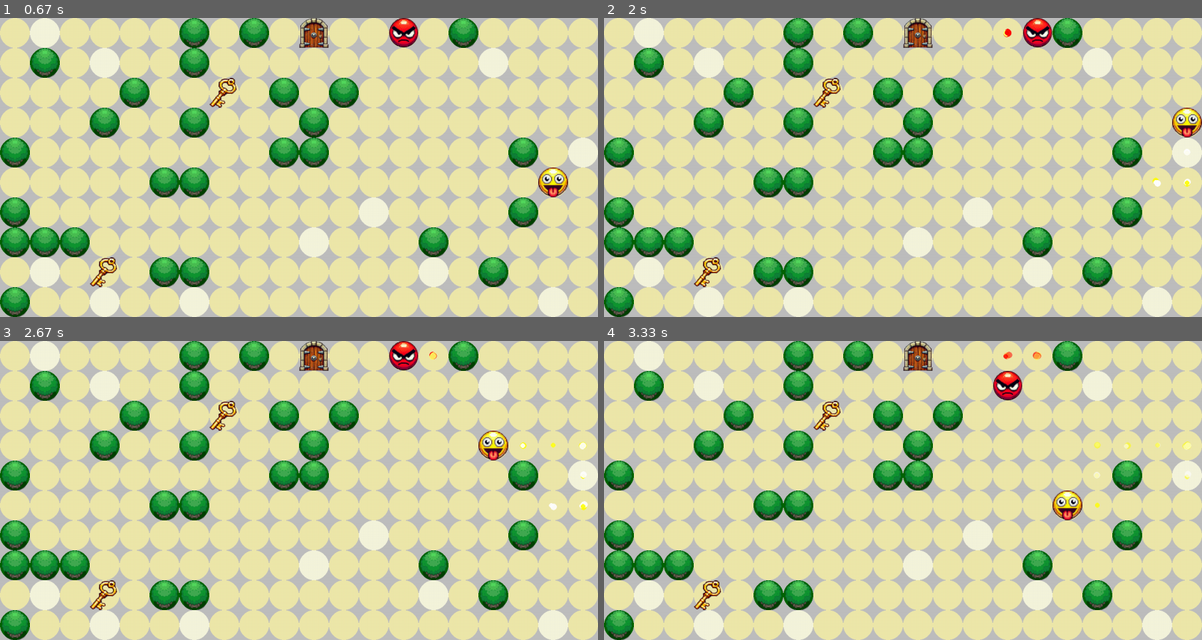
Above: before the commit, frames 1-4 (two rows, left to right).
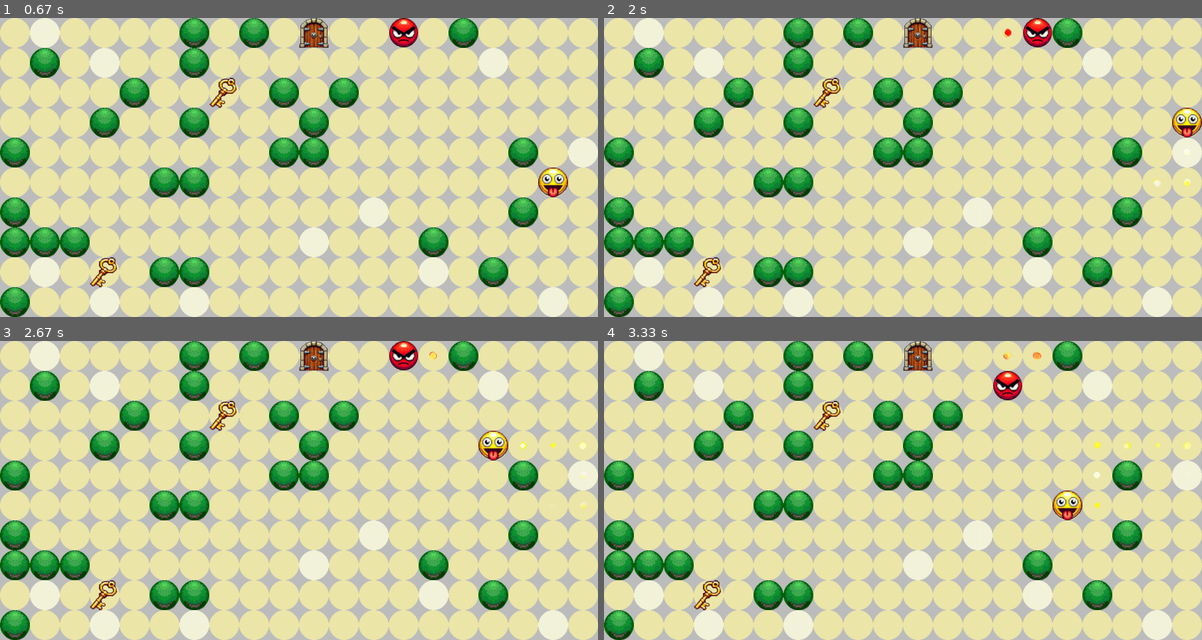
Above: after the commit, the same moments.

Repository: Jaxsbr/pygame_cant_catch_me
Game: pygame game, started from app/main.py
Same seed, same stepped clock (60 frames per second), same inputs: the game is played once before the commit and once after it.
Inputs (mouse positions are in pixels of both pictures, inside the frame that each line leads up to):
- Up to frame 1 (0.67 s): click "play" at 0.38 s
- Up to frame 2 (2 s): hold Right 0.67-1.13 s; move the mouse to (879, 179) at 0.7 s; hold Up 1.17-1.47 s
- Up to frame 3 (2.67 s): hold Left 2-2.53 s; hold Down from 2.57 s (still down)
- Up to frame 4 (3.33 s): release Down at 2.87 s; hold Left 2.9-3.3 s

Frame 1 is identical in both runs. In frame 2, less than 0.1% of the frame differs, in the area x 66-99%, y 3-57%; in frame 3, less than 0.1%, in the area x 71-99%, y 3-57%; in frame 4, less than 0.1%.

Commit message:
player img

Diff:
--- a/app/game_status_state/game_status.py
+++ b/app/game_status_state/game_status.py
@@ -90,7 +90,7 @@
                         random.choice([1.5, 3, 4.5]),
                         pygame.Vector2(math.cos(radians), math.sin(radians)),
                         random.choice([100, 250, 300, 500, 600]),
-                        random.choice([5, 7, 9, 12]),
+                        random.choice([5, 7, 9, 12, 25]),
                         random.choice(self._happy_colors),
                         True
                     )
--- a/app/particle_engine.py
+++ b/app/particle_engine.py
@@ -46,7 +46,7 @@
         self._direction = direction
         self._speed = speed
         self._size = size
-        self._color = color
+        self._color = pygame.Color(color.r, color.g, color.b, color.a)
         self._has_gravity = has_gravity
         self._velocity = self._direction * self._speed
         self._gravity = 9.8
Binary file changed: player.png
